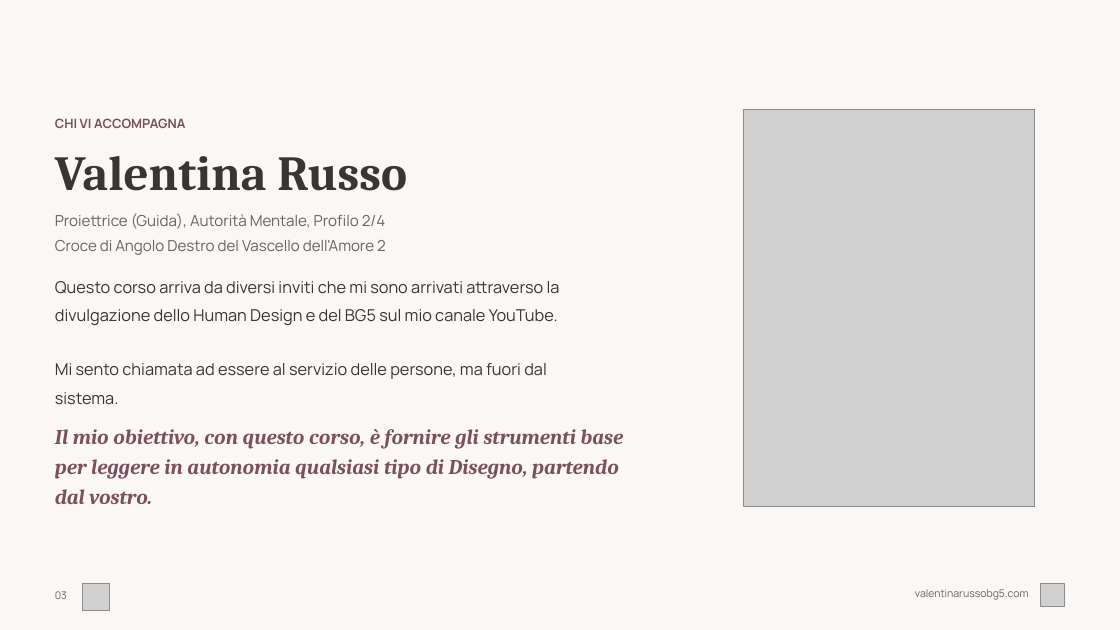
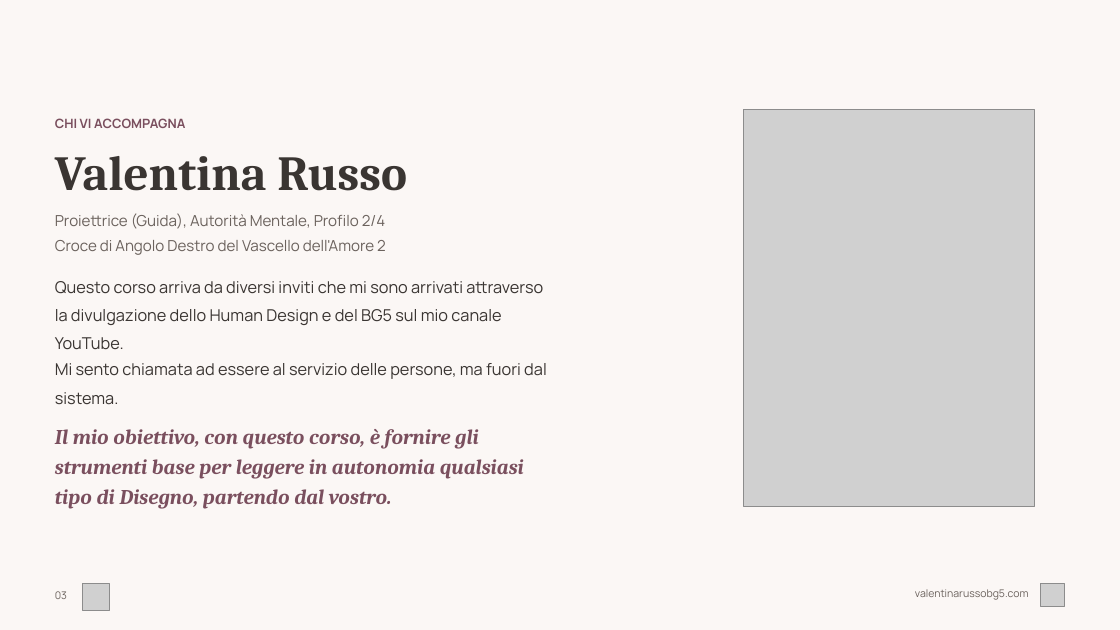
Before and after one commit to valentina-russo/valentinarusso-site, a slide deck: slide 3 of grav-site/root/kit-corso/corso-base-hd.pptx. Drawn at 1120x630 pixels with LibreOffice and Linux fonts; fonts in the diff are those of the drawing; grey boxes stand for pictures. Boxes give left, top, right and bottom in pixels: in the first picture for what was removed or moved away, otherwise in the second. Text is boxed around its words. In the diff, an @@ line names an element or a change of style, - is before the commit and + after.

```diff
--- a/grav-site/root/kit-corso/corso-base-hd.pptx
+++ b/grav-site/root/kit-corso/corso-base-hd.pptx
@@ text at box(55, 281, 543, 349): text changed @@
-Questo corso arriva da diversi inviti che mi sono arrivati attraverso la divulgazione dello Human Design e del BG5 sul mio canale YouTube.
+Questo corso arriva da diversi inviti che mi sono arrivati attraverso
+la divulgazione dello Human Design e del BG5 sul mio canale
+YouTube.
@@ text at box(55, 363, 547, 405): text changed @@
-Mi sento chiamata ad essere al servizio delle persone, ma fuori dal sistema.
+Mi sento chiamata ad essere al servizio delle persone, ma fuori dal
+sistema.
@@ text at box(55, 429, 524, 509): text changed @@
-Il mio obiettivo, con questo corso, è fornire gli strumenti base per leggere in autonomia qualsiasi tipo di Disegno, partendo dal vostro.
+Il mio obiettivo, con questo corso, è fornire gli
+strumenti base per leggere in autonomia qualsiasi
+tipo di Disegno, partendo dal vostro.
```
Also in this commit, not shown: 29 other slides changed, 1 other file.
